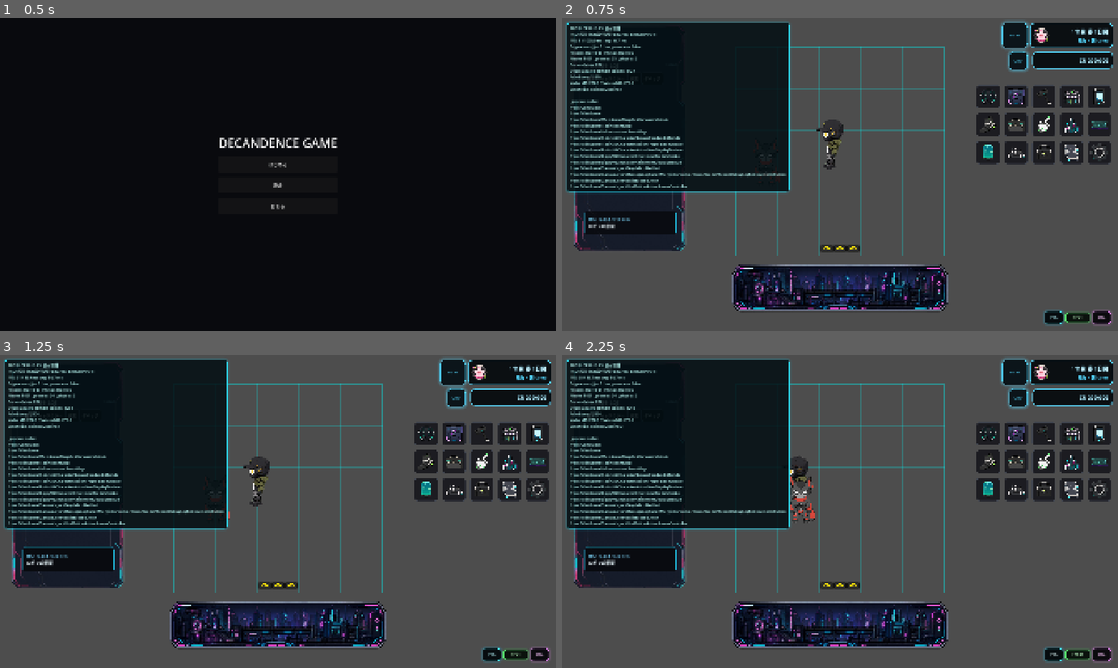
Above: before the commit, frames 1-4 (two rows, left to right).
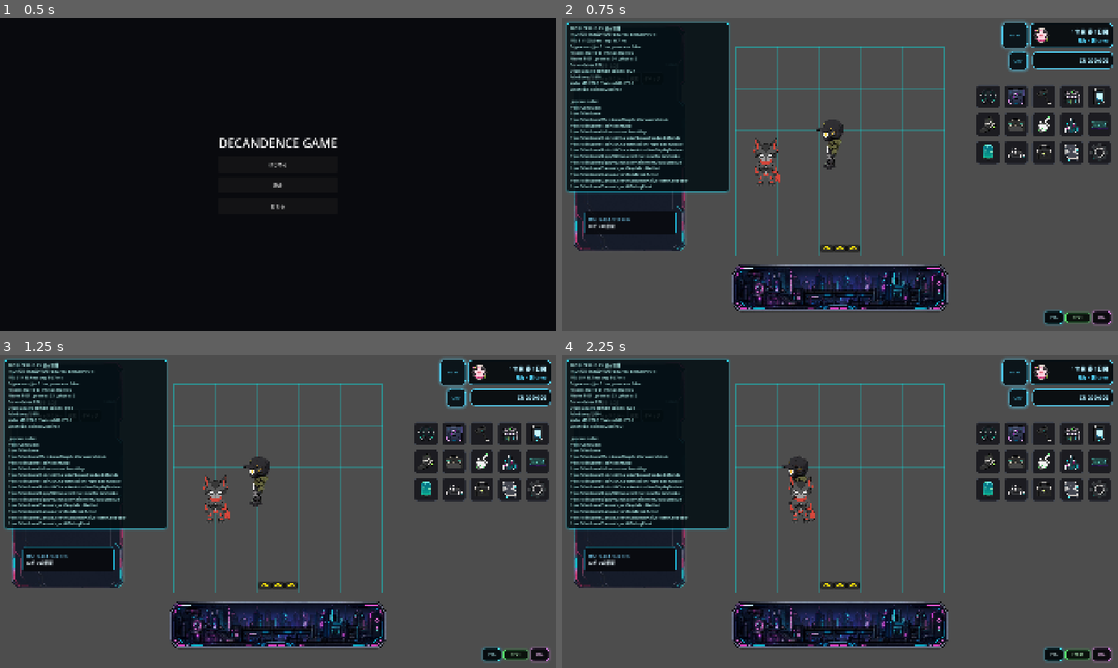
Above: after the commit, the same moments.

Repository: grimoire1089-coder/optimistic
Game: Godot game, scene res://Scenes/Boot/TitleScene.tscn
Same seed, same stepped clock (60 frames per second), same inputs: the game is played once before the commit and once after it. Sound files missing from this copy of the repository are replaced by a short silence.
Inputs:
- Up to frame 1 (0.5 s): no input
- Up to frame 2 (0.75 s): click "はじめる" at 0.5 s
- Up to frame 3 (1.25 s): no input
- Up to frame 4 (2.25 s): click "POS" at 1.25 s; click "POS-" at 2 s

Frame 1 is identical in both runs. In frame 2, 6.2% of the frame differs, in the area x 9-41%, y 1-56%; in frame 3, 6.3%; in frame 4, 6.3%, in the area x 5-41%, y 1-56%.

Commit message:
Remove debug document export polling

Diff:
--- a/Scripts/UI/HUD/DebugLogDocumentsExportButton.gd
+++ b/Scripts/UI/HUD/DebugLogDocumentsExportButton.gd
@@ -18,10 +18,6 @@
 	tooltip_text = "デバッグログをドキュメント/Optimistic/debug_logsへ出力"
 	_resolve_refs()
 	_connect_signals()
-	_update_visibility()
-
-
-func _process(_delta: float) -> void:
 	_update_visibility()
 
 
